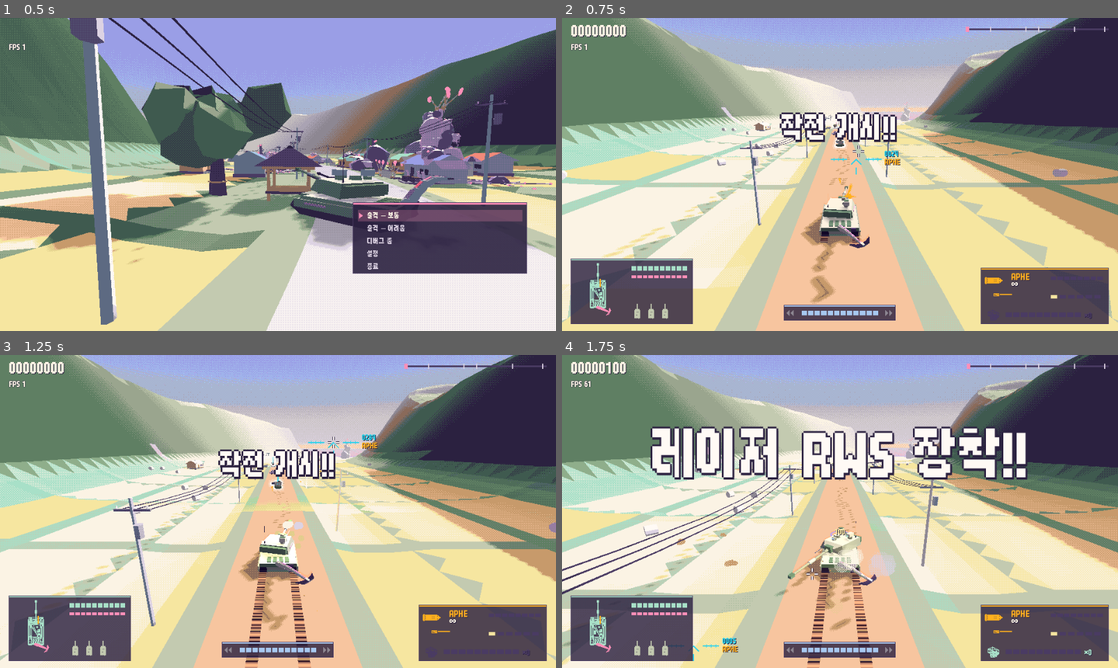
Above: before the commit, frames 1-4 (two rows, left to right).
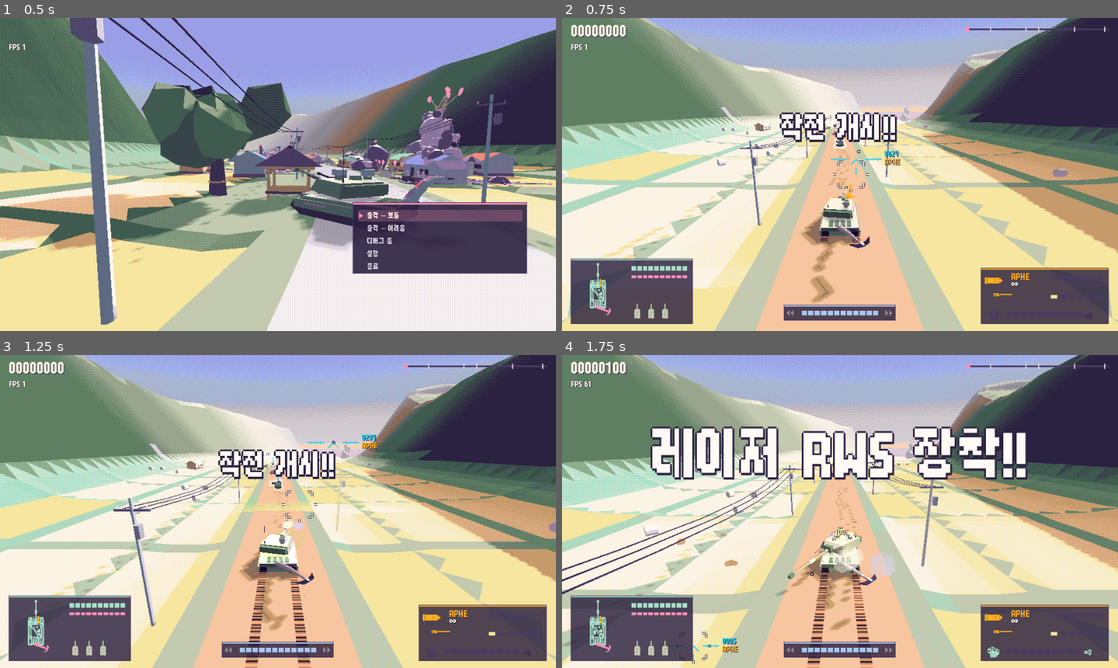
Above: after the commit, the same moments.

Repository: scarf005/orca-class
Game: Godot game, scene res://scenes/main.tscn
Same seed, same stepped clock (60 frames per second), same inputs: the game is played once before the commit and once after it.
Inputs (mouse positions are in pixels of both pictures, inside the frame that each line leads up to):
- Up to frame 1 (0.5 s): no input
- Up to frame 2 (0.75 s): tap Enter (ui_accept) at 0.5 s; drag from (840, 174) to (895, 105) at 0.52 s
- Up to frame 3 (1.25 s): no input
- Up to frame 4 (1.75 s): drag from (728, 527) to (812, 574) at 1.27 s

Frame 1 is identical in both runs. In frame 2, 0.1% of the frame differs, in the area x 48-56%, y 40-56%; in frame 3, less than 0.1%; in frame 4, less than 0.1%.

Commit message:
feat: aim with two gunsights along the barrel, Star Fox style, and drop the kill ring
- a pale ranging box 8 m out and the chevron at the sight's range both sit on the barrel line
- the mouse leaves only a dot; the red ring around a kill is gone

Assisted-by: claude-code:claude-opus-5-5
Co-authored-by: Claude Opus 5.5 <noreply@anthropic.com>

Diff:
--- a/scripts/ui/hud.gd
+++ b/scripts/ui/hud.gd
@@ -481,10 +481,14 @@
 	# While charging, the brackets show what the charge has (or would) lock; otherwise the coax's soft lock.
 	var target: Entity = p.charge_lock if charged_lock else (p.charge_candidate if p.is_charging() else p.coax_target)
 	var color := Palette.HOSTILE if is_instance_valid(target) else Palette.CYAN
-	# The chevron sits where the barrel points, out at the range the sight rests on: the gun fires
-	# there. The cursor is where the turret swings toward, and the charge fills around it.
+	# Star Fox's two sights, as a gunner's sight: both sit on the line the barrel points along, a
+	# ranging box close in front of the muzzle and the chevron out at the range the sight rests on.
+	# Lined up over a target, the gun is on it. The mouse only leaves a dot the turret swings toward.
 	var far := p.sight_point()
+	var near := p.model.muzzle.global_position - p.model.barrel.global_basis.z * NEAR_SIGHT
 	_draw_cursor(cursor)
+	if not cam.is_position_behind(near):
+		_draw_near_sight(cam.unproject_position(near) * SCALE, Palette.CREAM)
 	if p.is_charging():
 		if p.current_round == Armament.Round.CANISTER:
 			# The canister has no lock: the ring is where its balls land.
@@ -558,12 +562,29 @@
 			draw_polyline(PackedVector2Array([lp + Vector2(0, -6), lp + Vector2(6, 0), lp + Vector2(0, 6), lp + Vector2(-6, 0), lp + Vector2(0, -6)]), Palette.INK, 1.0)
 
 
-## The mouse cursor: a small open cross, so the target under it stays visible.
+## The mouse cursor: just a dot, so the two barrel sights carry the aim.
 func _draw_cursor(at: Vector2) -> void:
-	for dir: Vector2 in [Vector2.UP, Vector2.DOWN, Vector2.LEFT, Vector2.RIGHT]:
-		draw_line(at + dir * 4.0, at + dir * 10.0, Palette.INK, 4.0)
-	for dir: Vector2 in [Vector2.UP, Vector2.DOWN, Vector2.LEFT, Vector2.RIGHT]:
-		draw_line(at + dir * 4.0, at + dir * 10.0, Palette.WHITE, 2.0)
+	draw_circle(at, 3.0, Palette.INK)
+	draw_circle(at, 1.5, Palette.WHITE)
+
+
+const NEAR_SIGHT := 8.0 ## Metres in front of the muzzle the near sight sits.
+
+
+## The near sight: a gunner's ranging box, four corner brackets with a short tick at each side,
+## drawn big because it is close, and always in the gunner's own pale color so it never reads as a
+## mark on an enemy.
+func _draw_near_sight(at: Vector2, color: Color) -> void:
+	const HALF := 22.0
+	const ARM := 8.0
+	for corner: Vector2 in [Vector2(-1, -1), Vector2(1, -1), Vector2(1, 1), Vector2(-1, 1)]:
+		var c := at + corner * HALF
+		for seg: Array in [[c, c - Vector2(corner.x * ARM, 0)], [c, c - Vector2(0, corner.y * ARM)]]:
+			draw_line(seg[0], seg[1], Palette.INK, 4.0)
+			draw_line(seg[0], seg[1], color, 2.0)
+	for dir: Vector2 in [Vector2.LEFT, Vector2.RIGHT, Vector2.DOWN]:
+		draw_line(at + dir * (HALF + 3.0), at + dir * (HALF + 9.0), Palette.INK, 4.0)
+		draw_line(at + dir * (HALF + 3.0), at + dir * (HALF + 9.0), color, 2.0)
 
 
 ## The charge, around the cursor at the radius it locks within: segments fill clockwise from the
@@ -636,8 +657,6 @@
 	for corner: Vector2 in [Vector2(-1, -1), Vector2(1, -1), Vector2(1, 1), Vector2(-1, 1)]:
 		draw_line(at + corner * 7.0, at + corner * outer, Palette.INK, 6.0)
 		draw_line(at + corner * 7.0, at + corner * outer, color, 3.0)
-	if killed:
-		draw_arc(at, 27.0, 0.0, TAU, 20, Palette.HOT, 2.0)
 
 
 func _draw_threats() -> void:
